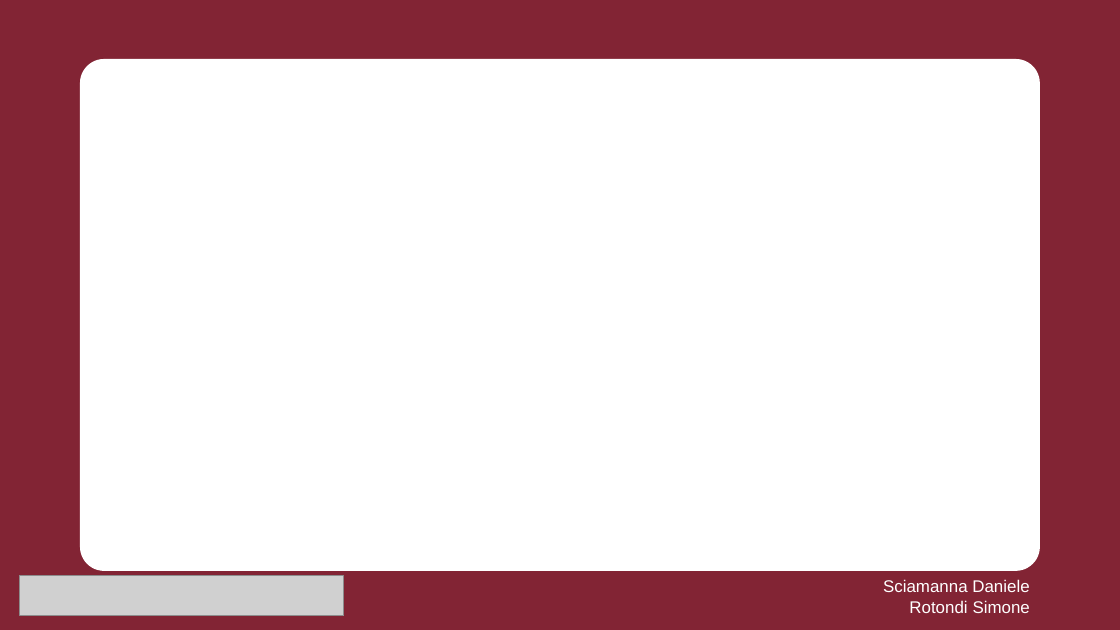
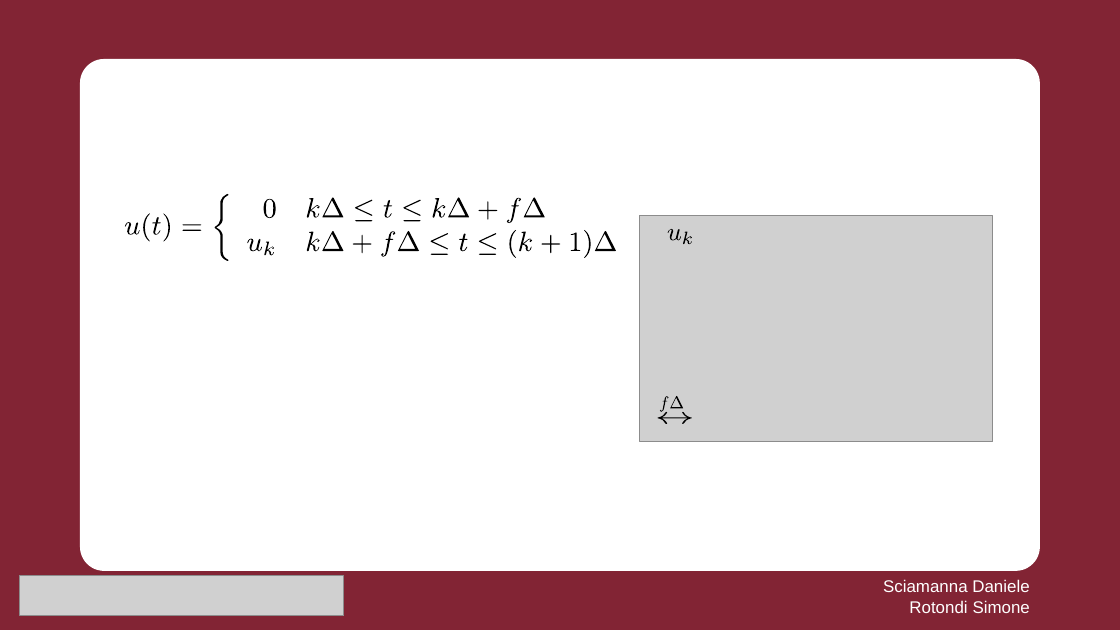
Before and after one commit to spbisc97/DigitalFreaks, a slide deck: slide 9 of DigitalPresentation.odp. Drawn at 1120x630 pixels with LibreOffice and Linux fonts; fonts in the diff are those of the drawing; grey boxes stand for pictures. Boxes give left, top, right and bottom in pixels: in the first picture for what was removed or moved away, otherwise in the second. Text is boxed around its words. In the diff, an @@ line names an element or a change of style, - is before the commit and + after.

```diff
--- a/DigitalPresentation.odp
+++ b/DigitalPresentation.odp
@@ group added at <box>125,194,617,261</box>: 34 freeform shapes @@
@@ picture added at <box>640,216,993,442</box> @@
@@ freeform shape added at <box>668,229,681,240</box>, fill #000000 @@
@@ freeform shape added at <box>683,232,692,244</box>, fill #000000 @@
@@ freeform shape added at <box>658,413,692,425</box>, fill #000000 @@
@@ freeform shape added at <box>661,396,670,413</box>, fill #000000 @@
@@ freeform shape added at <box>671,396,684,409</box>, fill #000000 @@
```
Also in this commit, not shown: 1 other slide changed.
